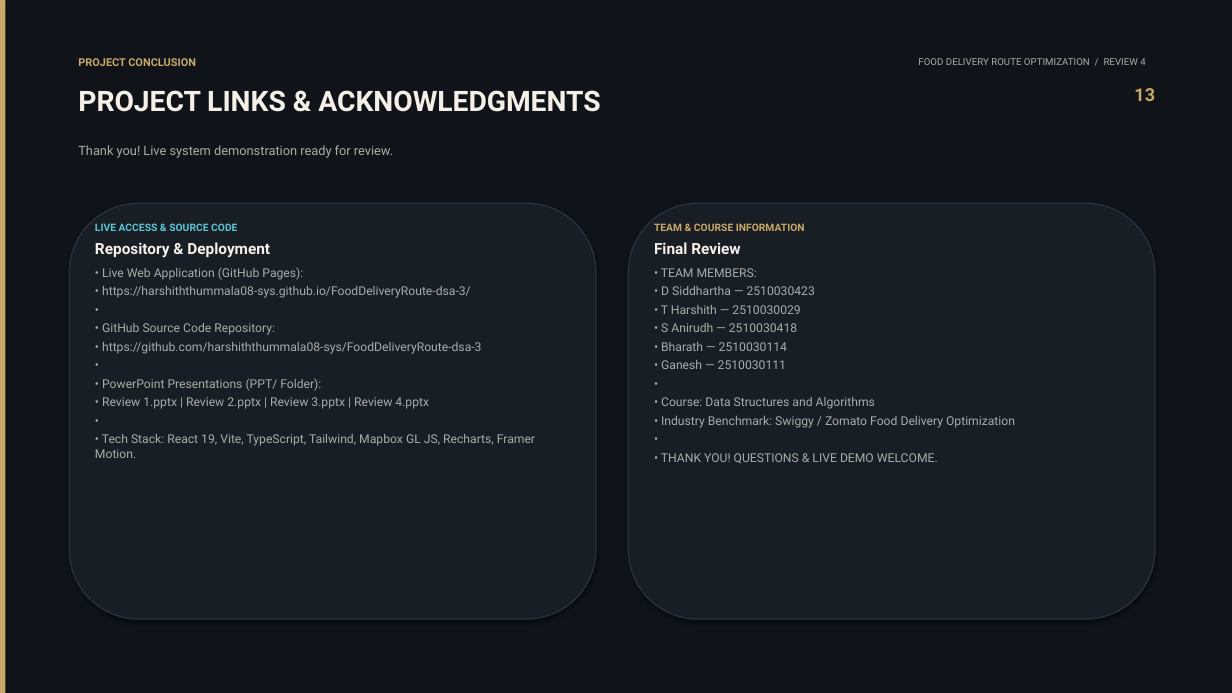
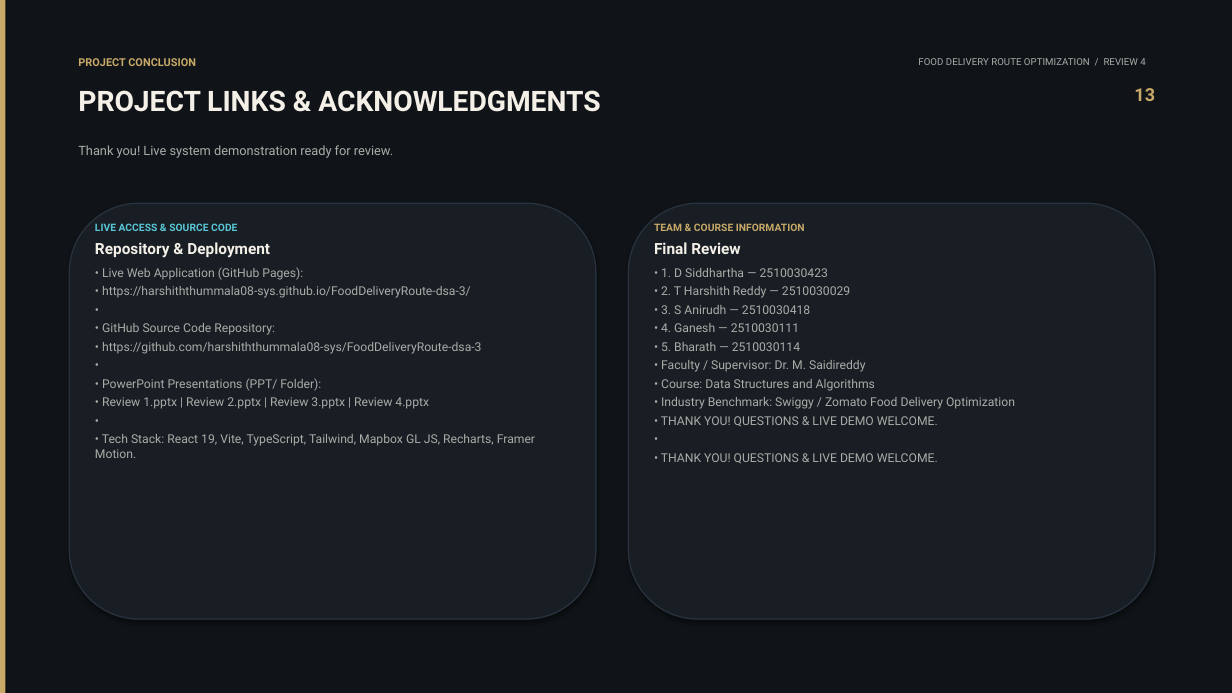
Before and after one commit to harshiththummala08-sys/FoodDeliveryRoute-dsa-3, a slide deck: slide 13 of PPT/Review 4.pptx. Drawn at 1232x693 pixels with LibreOffice and Linux fonts; fonts in the diff are those of the drawing. Boxes give left, top, right and bottom in pixels: in the first picture for what was removed or moved away, otherwise in the second. Text is boxed around its words. In the diff, an @@ line names an element or a change of style, - is before the commit and + after.

Commit message:
docs: add PBL Final Documentation report (.docx) and update Review PPTs with exact team and faculty details

```diff
--- a/PPT/Review 4.pptx
+++ b/PPT/Review 4.pptx
@@ text at box(661, 268, 866, 372): text changed @@
-• TEAM MEMBERS:
-• D Siddhartha — 2510030423
-• T Harshith — 2510030029
-• S Anirudh — 2510030418
-• Bharath — 2510030114
-• Ganesh — 2510030111
-•
+• 1. D Siddhartha — 2510030423
+• 2. T Harshith Reddy — 2510030029
+• 3. S Anirudh — 2510030418
+• 4. Ganesh — 2510030111
+• 5. Bharath — 2510030114
+• Faculty / Supervisor: Dr. M. Saidireddy
@@ text at box(661, 416, 938, 426): paragraph added @@
+• THANK YOU! QUESTIONS & LIVE DEMO WELCOME.
```
Also in this commit, not shown: 1 other slide changed, 5 other files.
